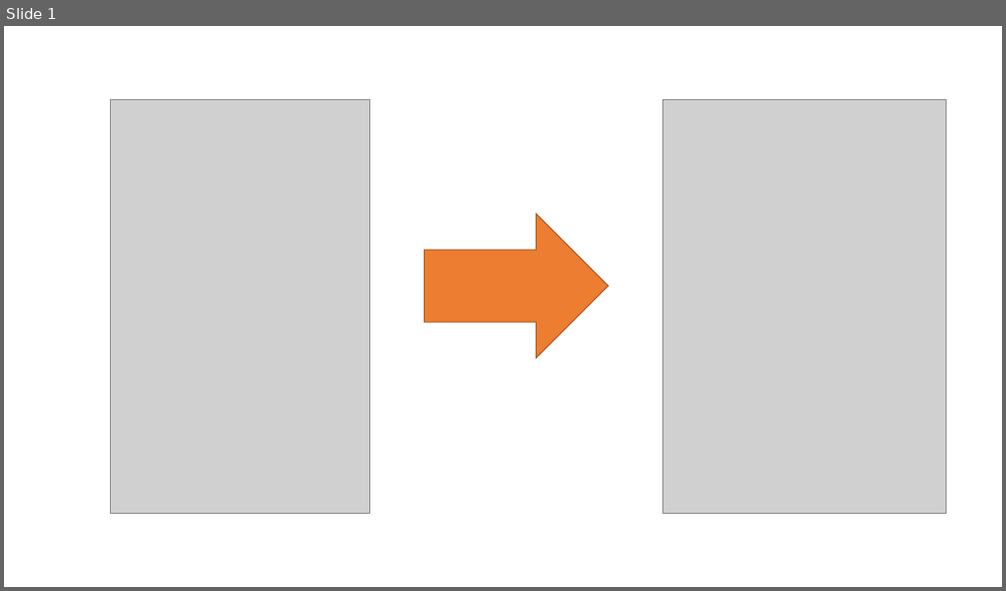
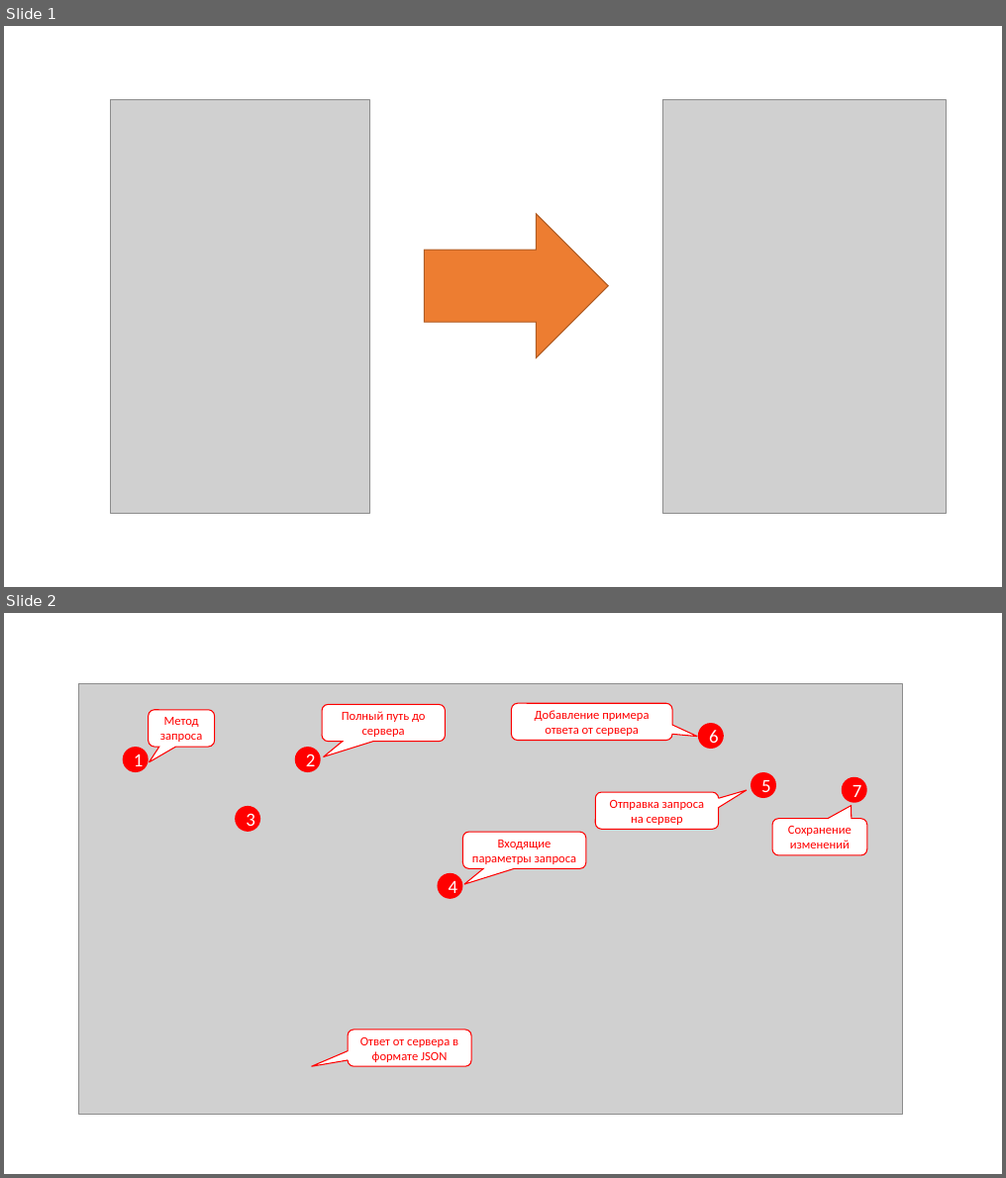
Before and after one commit to Avis20/mifi, a slide deck: My/OLD/Презентация Microsoft PowerPoint.pptx. Shown one above the other, each under a label of ours: slide 1 before the commit, slides 1 and 2 after it. The pictures are 1006x591 and 1006x1178 pixels, drawn with LibreOffice and Linux fonts; fonts in the diff are those of the drawing; grey boxes stand for pictures. Boxes give left, top, right and bottom in pixels: in the first picture for what was removed or moved away, otherwise in the second. Text is boxed around its words. In the diff, an @@ line names an element or a change of style, - is before the commit and + after.

```diff
--- a/My/OLD/Презентация Microsoft PowerPoint.pptx
+++ b/My/OLD/Презентация Microsoft PowerPoint.pptx
@@ slide 2 added at [4, 613, 1002, 1174], background #FFFFFF @@
@@ picture added at [79, 683, 902, 1115] @@
@@ rounded speech box added at [149, 710, 215, 747], fill #FFFFFF, outline #FF0000 1 pt, 12 pt, text #FF0000 @@
+Метод запроса
@@ rounded speech box added at [322, 704, 446, 741], fill #FFFFFF, outline #FF0000 1 pt, 12 pt, text #FF0000 @@
+Полный путь до сервера
@@ rounded speech box added at [512, 703, 672, 741], fill #FFFFFF, outline #FF0000 1 pt, 12 pt, text #FF0000 @@
+Добавление примера ответа от сервера
@@ ellipse added at [698, 723, 724, 749], fill #FF0000, 18 pt, text #FFFFFF @@
+6
@@ ellipse added at [122, 747, 148, 772], fill #FF0000, 18 pt, text #FFFFFF @@
+1
@@ ellipse added at [295, 747, 321, 772], fill #FF0000, 18 pt, text #FFFFFF @@
+2
@@ ellipse added at [750, 772, 776, 798], fill #FF0000, 18 pt, text #FFFFFF @@
+5
@@ ellipse added at [842, 777, 867, 802], fill #FF0000, 18 pt, text #FFFFFF @@
+7
@@ ellipse added at [235, 806, 260, 832], fill #FF0000, 18 pt, text #FFFFFF @@
+3
@@ rounded speech box added at [595, 792, 719, 830], fill #FFFFFF, outline #FF0000 1 pt, 12 pt, text #FF0000 @@
+Отправка запроса на сервер
@@ rounded speech box added at [773, 819, 868, 856], fill #FFFFFF, outline #FF0000 1 pt, 12 pt, text #FF0000 @@
+Сохранение изменений
@@ rounded speech box added at [463, 833, 586, 869], fill #FFFFFF, outline #FF0000 1 pt, 12 pt, text #FF0000 @@
+Входящие параметры запроса
@@ ellipse added at [438, 873, 463, 899], fill #FF0000, 18 pt, text #FFFFFF @@
+4
@@ rounded speech box added at [348, 1030, 471, 1066], fill #FFFFFF, outline #FF0000 1 pt, 12 pt, text #FF0000 @@
+Ответ от сервера в формате JSON
```
Also in this commit, not shown: 1 other slide added, 10 other files.
